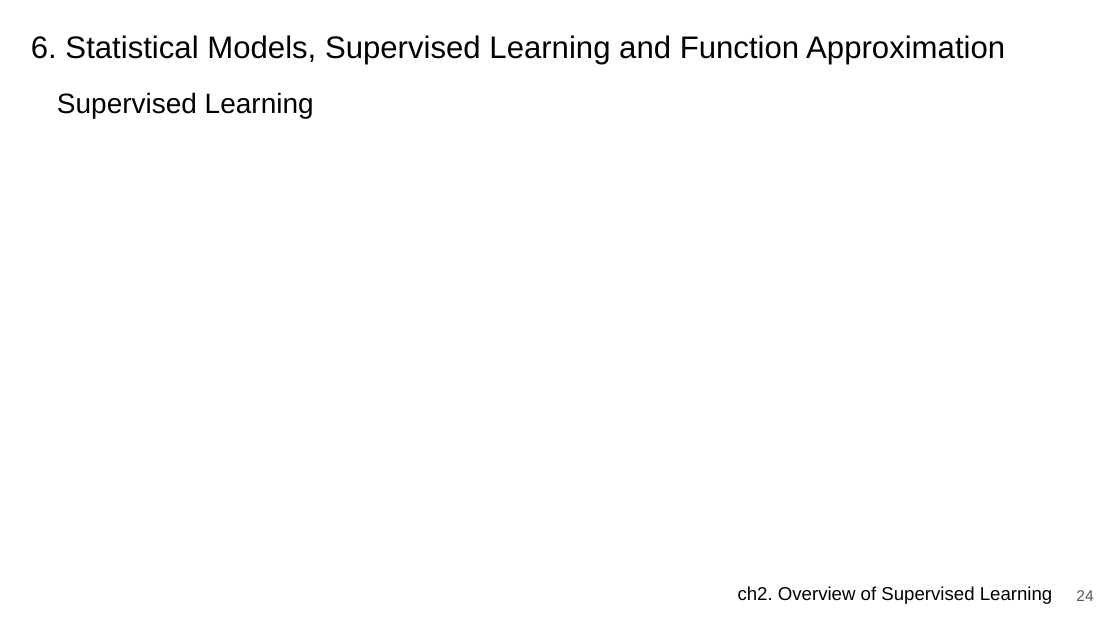
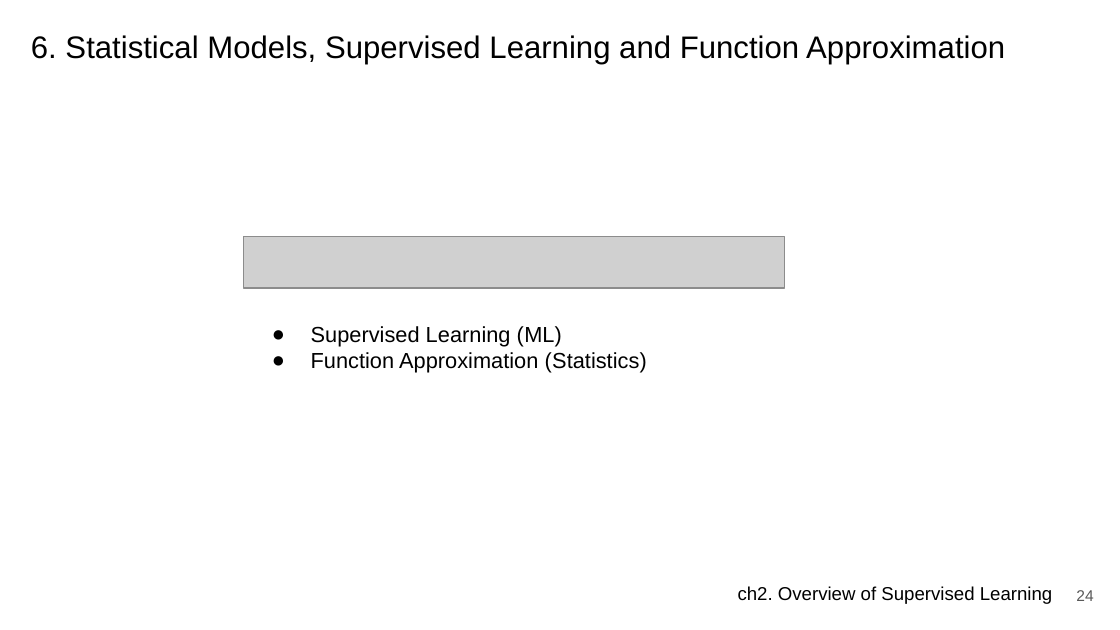
Before and after one commit to JerryKwon/ElemStatLearn-review, a slide deck: slide 24 of ch2. Supervised Learning/presentation/ch2. Overview of Supervised Learning.pptx. Drawn at 1120x630 pixels with LibreOffice and Linux fonts; fonts in the diff are those of the drawing; grey boxes stand for pictures. Boxes give left, top, right and bottom in pixels: in the first picture for what was removed or moved away, otherwise in the second. Text is boxed around its words. In the diff, an @@ line names an element or a change of style, - is before the commit and + after.

```diff
--- a/ch2. Supervised Learning/presentation/ch2. Overview of Supervised Learning.pptx
+++ b/ch2. Supervised Learning/presentation/ch2. Overview of Supervised Learning.pptx
@@ title removed at (57,92,314,118) @@
-Supervised Learning
@@ picture added at (243,236,784,288) @@
@@ text added at (311,326,647,373), 14 pt, text #000000 @@
+● Supervised Learning (ML)
+● Function Approximation (Statistics)
```
Also in this commit, not shown: 8 other slides changed, 4 slides added, 4 slides removed.
